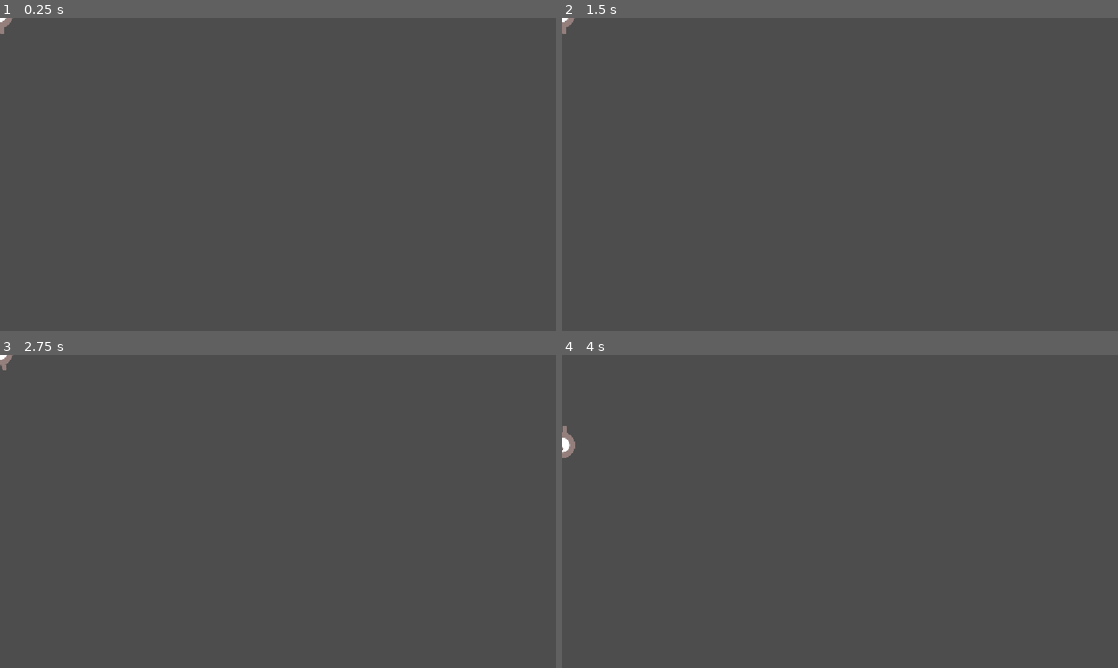
Above: before the commit, frames 1-4 (two rows, left to right).
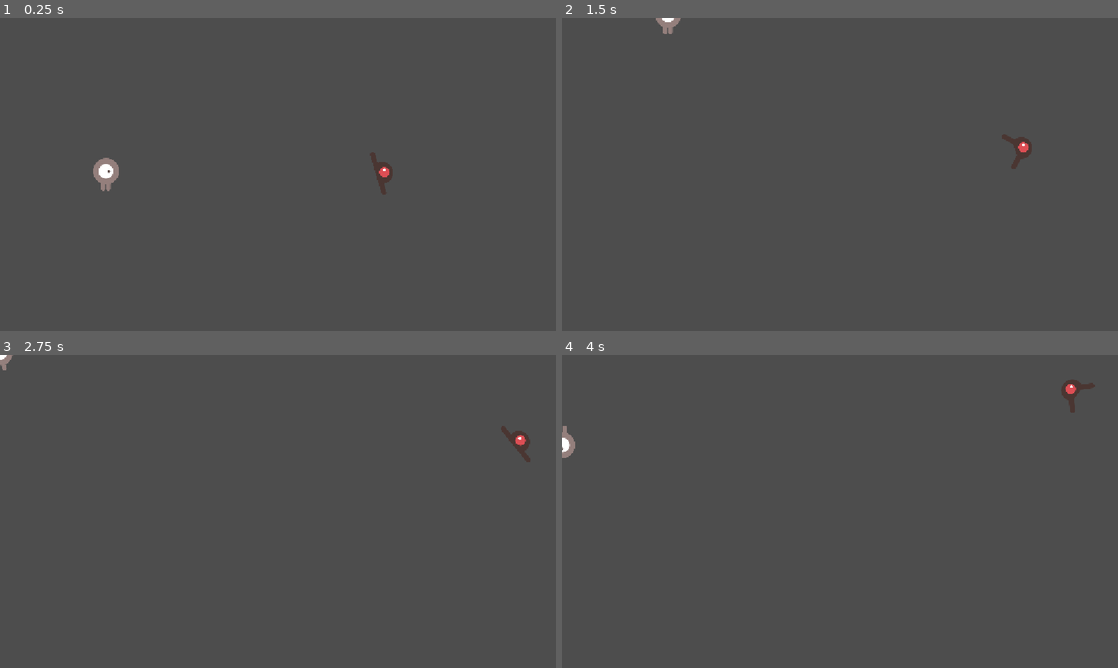
Above: after the commit, the same moments.

Repository: Izzaldine/GodotPractice1
Game: Godot game, scene res://main.tscn
Same seed, same stepped clock (60 frames per second), same inputs: the game is played once before the commit and once after it. Before the commit the project starts from res://player.tscn.
Inputs:
- Up to frame 1 (0.25 s): no input
- Up to frame 2 (1.5 s): tap Enter (ui_accept) at 0.5, 1.35 s; hold Enter (ui_accept) 0.53-1.28 s; hold W (move_up) from 0.53 s (still down)
- Up to frame 3 (2.75 s): tap Enter (ui_accept) at 1.52, 1.82 s; release W (move_up) at 2.03 s; hold A (move_left) from 2.03 s (still down); hold Enter (ui_accept) from 2.03 s (still down)
- Up to frame 4 (4 s): release Enter (ui_accept) at 2.78 s; tap Enter (ui_accept) at 2.85, 3.02, 3.32 s; release A (move_left) at 3.53 s; hold S (move_down) from 3.53 s (still down); hold Enter (ui_accept) from 3.53 s (still down)

The runs differ from the first frame. In frame 1, 0.7% of the frame differs, in the area x 0-71%, y 0-57%; in frame 2, 0.5%; in frame 3, 0.2%; in frame 4, 0.2%.

Commit message:
some optimitation for new feature

Diff:
--- /dev/null
+++ b/main.gd
@@ -0,0 +1,31 @@
+extends Node2D
+
+@onready var player: Area2D = $Player
+@onready var game_over_ui: Control = $UI/GameOverPanel
+@onready var game_over_sound: AudioStreamPlayer = $GameOverSound
+
+var is_game_over := false
+
+
+func _ready() -> void:
+	game_over_ui.hide()
+	player.hit.connect(_on_player_hit)
+
+
+func _unhandled_input(event: InputEvent) -> void:
+	if is_game_over and event.is_action_pressed("ui_accept"):
+		_restart_game()
+
+
+func _on_player_hit() -> void:
+	is_game_over = true
+	game_over_ui.show()
+	game_over_sound.play()
+
+
+func _on_restart_button_pressed() -> void:
+	_restart_game()
+
+
+func _restart_game() -> void:
+	get_tree().reload_current_scene()
--- /dev/null
+++ b/main.tscn
@@ -0,0 +1,48 @@
+[gd_scene format=3 uid="uid://bhagqqe7o7d0j"]
+
+[ext_resource type="Script" path="res://main.gd" id="1_main_gd"]
+[ext_resource type="PackedScene" uid="uid://cl4e7705hd4nq" path="res://player.tscn" id="2_0xm2m"]
+[ext_resource type="PackedScene" uid="uid://6twnig5ei640" path="res://enemy.tscn" id="3_h2yge"]
+[ext_resource type="AudioStream" uid="uid://bog6ralcx6keb" path="res://art/gameover.wav" id="4_gameover"]
+[ext_resource type="FontFile" uid="uid://dokyp6s2srjhm" path="res://fonts/Xolonium-Regular.ttf" id="5_font"]
+
+[node name="Main" type="Node2D" unique_id=410552299]
+script = ExtResource("1_main_gd")
+
+[node name="Player" parent="." unique_id=1872070794 instance=ExtResource("2_0xm2m")]
+position = Vector2(220, 324)
+
+[node name="Enemy" parent="." unique_id=326059918 instance=ExtResource("3_h2yge")]
+position = Vector2(780, 324)
+
+[node name="GameOverSound" type="AudioStreamPlayer" parent="." unique_id=1083440123]
+stream = ExtResource("4_gameover")
+
+[node name="UI" type="CanvasLayer" parent="." unique_id=1937284901]
+
+[node name="GameOverPanel" type="CenterContainer" parent="UI" unique_id=942857120]
+visible = false
+anchors_preset = 15
+anchor_right = 1.0
+anchor_bottom = 1.0
+grow_horizontal = 2
+grow_vertical = 2
+
+[node name="VBoxContainer" type="VBoxContainer" parent="UI/GameOverPanel" unique_id=582910432]
+layout_mode = 2
+theme_override_constants/separation = 16
+
+[node name="GameOverLabel" type="Label" parent="UI/GameOverPanel/VBoxContainer" unique_id=729104512]
+layout_mode = 2
+theme_override_fonts/font = ExtResource("5_font")
+theme_override_font_sizes/font_size = 64
+text = "YOU DIED"
+horizontal_alignment = 1
+
+[node name="RestartButton" type="Button" parent="UI/GameOverPanel/VBoxContainer" unique_id=881023491]
+layout_mode = 2
+theme_override_fonts/font = ExtResource("5_font")
+theme_override_font_sizes/font_size = 28
+text = "Restart"
+
+[connection signal="pressed" from="UI/GameOverPanel/VBoxContainer/RestartButton" to="." method="_on_restart_button_pressed"]
--- a/project.godot
+++ b/project.godot
@@ -11,7 +11,7 @@
 [application]
 
 config/name="Practice 1"
-run/main_scene="uid://cl4e7705hd4nq"
+run/main_scene="uid://bhagqqe7o7d0j"
 config/features=PackedStringArray("4.7", "GL Compatibility")
 
 [display]
Not shown, added: enemy.gd.uid
Not shown, added: main.gd.uid
